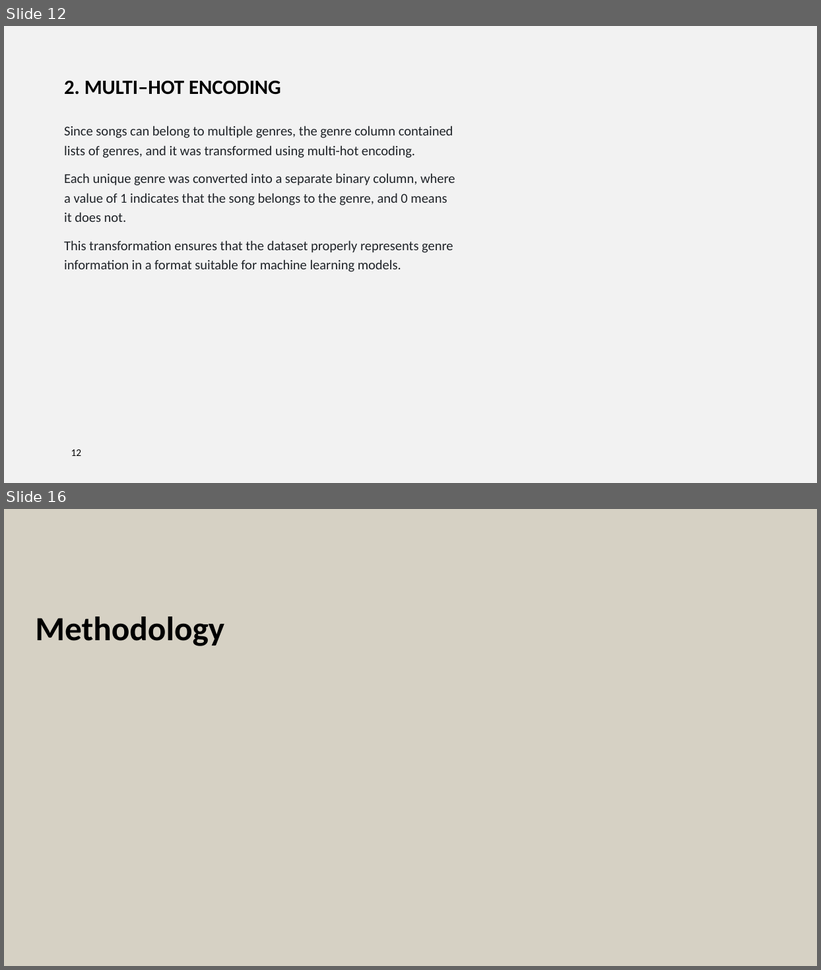
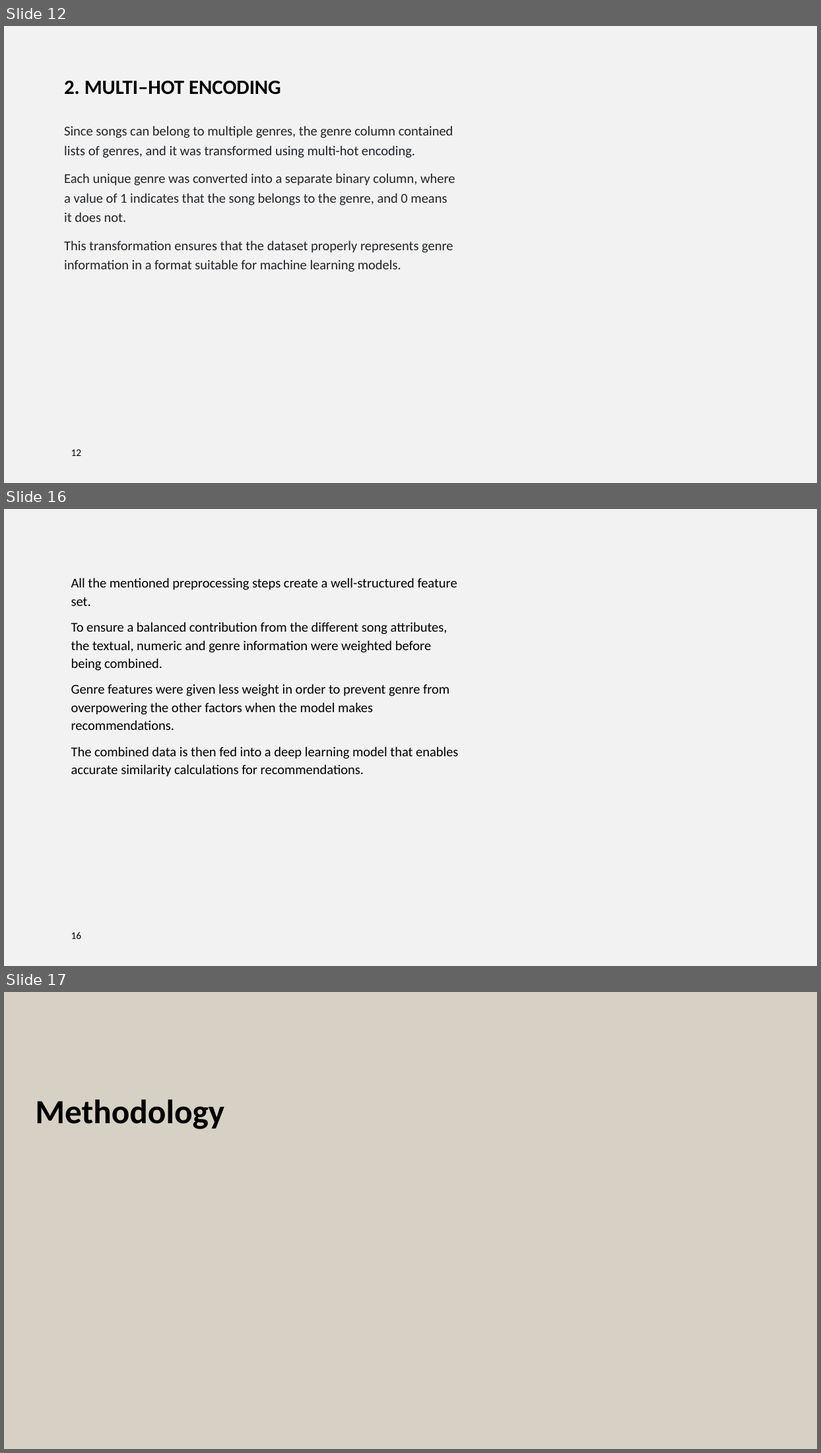
Before and after one commit to NatashaKamami/Music-Recommendation-System, a slide deck: Music recommendation system.pptx. Shown one above the other, each under a label of ours: slides 12 and 16 before the commit, slides 12, 16 and 17 after it; the slides between them are not shown. The pictures are 821x970 and 821x1453 pixels, drawn with LibreOffice and Linux fonts; fonts in the diff are those of the drawing; background and template pictures are left out. Boxes give left, top, right and bottom in pixels: in the first picture for what was removed or moved away, otherwise in the second. Text is boxed around its words. In the diff, an @@ line names an element or a change of style, - is before the commit and + after.

```diff
--- a/Music recommendation system.pptx
+++ b/Music recommendation system.pptx
@@ slide 16 added at [4,509,817,966], background #F2F2F2 @@
@@ text added at [71,578,458,777], 16 pt, text #000000 @@
+All the mentioned preprocessing steps create a well-structured feature set.
+To ensure a balanced contribution from the different song attributes, the textual, numeric and genre information were weighted before being combined.
+Genre features were given less weight in order to prevent genre from overpowering the other factors when the model makes recommendations.
+The combined data is then fed into a deep learning model that enables accurate similarity calculations for recommendations.
@@ page number added at [71,932,82,939], 12 pt, text #000000 @@
+16
@@ what was slide 16 is now slide 17 @@
```
Also in this commit, not shown: 4 slides changed.
